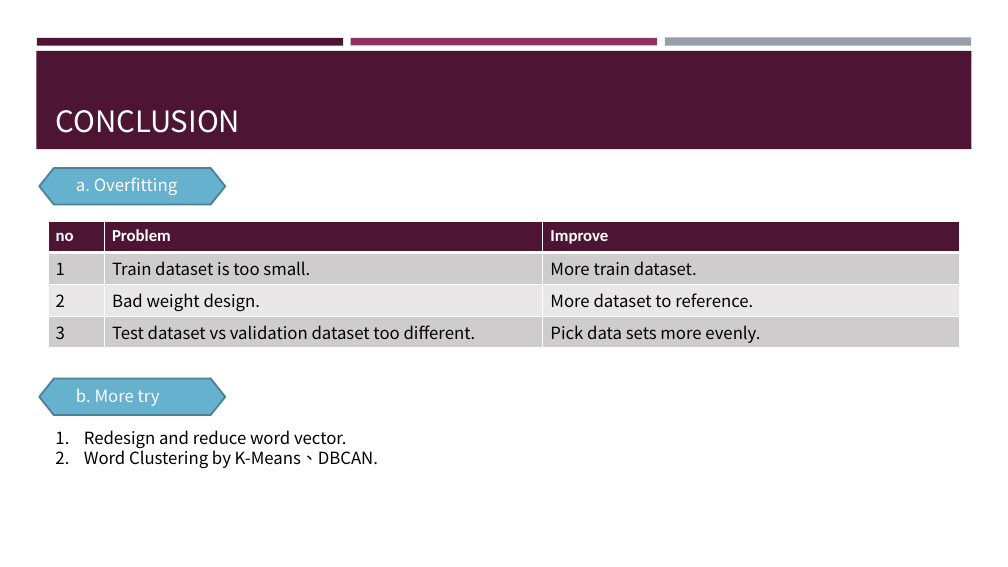
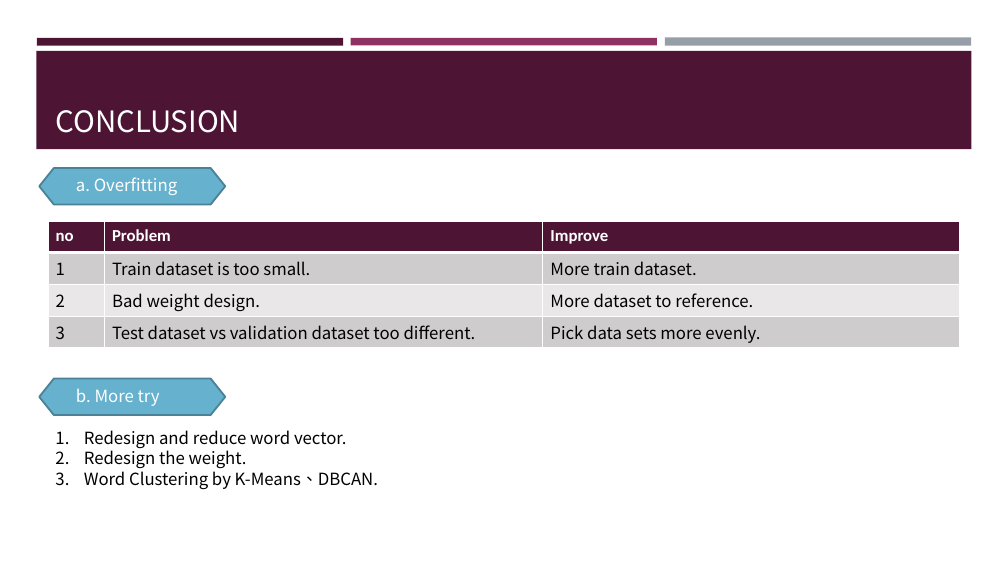
Before and after one commit to frankye1000/NYCU-DigitalMedicine, a slide deck: slide 19 of Case_Presentation_1/ppt/case1_CT_02.pptx. Drawn at 1008x567 pixels with LibreOffice and Linux fonts; fonts in the diff are those of the drawing. Boxes give left, top, right and bottom in pixels: in the first picture for what was removed or moved away, otherwise in the second. Text is boxed around its words. In the diff, an @@ line names an element or a change of style, - is before the commit and + after.

```diff
--- a/Case_Presentation_1/ppt/case1_CT_02.pptx
+++ b/Case_Presentation_1/ppt/case1_CT_02.pptx
@@ text at (84, 447, 247, 469): paragraph added @@
+2. Redesign the weight.
```
Also in this commit, not shown: 3 other slides changed, 2 other files.
